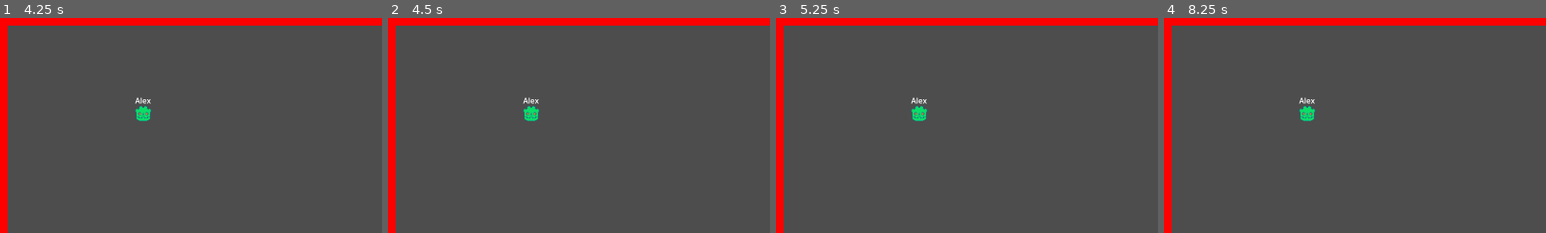
Above: before the commit, frames 1-4 (left to right).
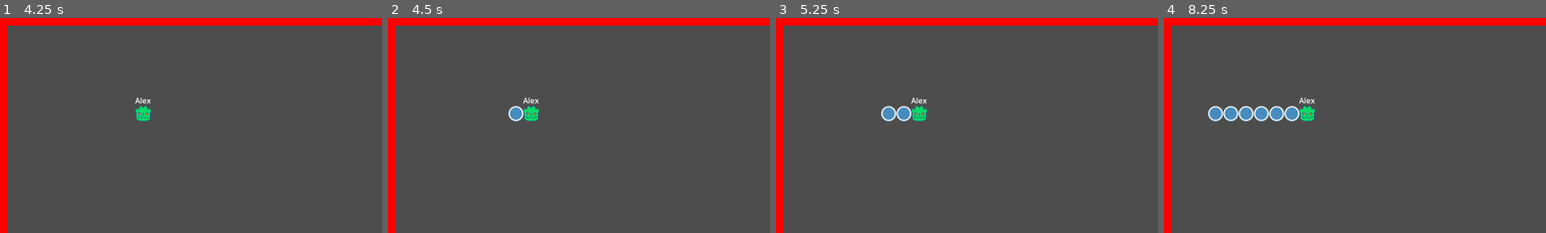
Above: after the commit, the same moments.

Repository: Ozymandias1/godot_snake_game
Game: Godot game, scene res://Scenes/RootScene.tscn
The game is run twice, just before and just after one commit, with the same random seed, the same clock (stepped at 60 frames per second) and the same inputs.
Inputs (mouse positions are % of the whole screen's width and height, from its top left):
- Up to frame 1 (4.25 s): click "Start Game" at 0.5 s; click (56, 83) at 1.27 s; type "Alex" at 1.35 s; click "Random Color" at 2 s; click "Create" at 2.75 s; click "Create" at 3.5 s
- Up to frame 2 (4.5 s): tap Enter at 4.25 s; move the mouse to (72, 45) at 4.27 s; tap T (TestKey, bound only after the commit) at 4.35 s; click (72, 45) at 4.42 s
- Up to frame 3 (5.25 s): tap Space at 5 s; move the mouse to (30, 55) at 5.02 s; tap T (TestKey, bound only after the commit) at 5.1 s; click (30, 55) at 5.17 s
- Up to frame 4 (8.25 s): tap Enter at 5.75, 7.25 s; move the mouse to (60, 28) at 5.77 s; tap T (TestKey, bound only after the commit) every 0.75 s from 5.85 to 8.1 s; click (60, 28) at 5.92 s; tap Space at 6.5, 8 s; move the mouse to (45, 70) at 6.52 s; click (45, 70) at 6.67 s; move the mouse to (80, 65) at 7.27 s; click (80, 65) at 7.42 s; move the mouse to (20, 35) at 8.02 s; click (20, 35) at 8.17 s
The pictures show only the part of the screen within x 0-50%, y 0-50%; the shares and areas given below are measured in that part.

Frame 1 is identical in both runs. In frame 2, 0.2% of the frame differs, in the area x 31-36%, y 40-48%; in frame 3, 0.5%; in frame 4, 1.4%, in the area x 11-36%, y 40-48%.

Commit message:
몸체 스폰 테스트

Diff:
--- a/Scripts/BodySpawner.gd
+++ b/Scripts/BodySpawner.gd
@@ -2,3 +2,22 @@
 
 const BODY_TEMPLATE = preload("res://Scenes/Templates/body.tscn")
 var player: Player = null
+
+func _ready() -> void:
+	self.spawn_function = self._spawn_body
+
+func _spawn_body(spawn_data: Dictionary) -> Node:
+	var peer_id: int = spawn_data["peer_id"]
+
+	# 생성 위치 계산
+	var last_body: Node2D = player.body_list.back()
+	var last_body_front: Vector2 = last_body.global_transform.x
+	var body_location: Vector2 = last_body.global_position + (-last_body_front * 32)
+
+	var body = BODY_TEMPLATE.instantiate()
+	body.set_multiplayer_authority(peer_id)
+	body.name = player.name + "_Body_" + str(player.body_list.size())
+	body.global_position = body_location
+	player.body_list.append(body)
+
+	return body
--- a/Scripts/Player.gd
+++ b/Scripts/Player.gd
@@ -15,6 +15,11 @@
 func _process(_delta: float) -> void:
 	name_tag_root.global_position = head.global_position + (Vector2.UP * 16)
 
+	# 테스트
+	if is_multiplayer_authority() and Input.is_action_just_released("TestKey"):
+		$BodySpawner.spawn({"peer_id": self.name.to_int()})
+
+# 플레이어 초기화
 func initialize(player_data: Dictionary, location: Vector2) -> void:
 	$NameTagRoot/NameTag.text = player_data["name"]
 	$Head/Face.modulate = player_data["face"]
@@ -22,5 +27,7 @@
 	$Head/FaceEye.modulate = player_data["eye"]
 	$Head.global_position = location
 
+	$BodySpawner.player = self
+
 	# 몸체 리스트에 머리 추가
 	self.body_list.append($Head)
--- a/project.godot
+++ b/project.godot
@@ -24,3 +24,11 @@
 window/size/viewport_width=1600
 window/size/viewport_height=900
 window/size/resizable=false
+
+[input]
+
+TestKey={
+"deadzone": 0.5,
+"events": [Object(InputEventKey,"resource_local_to_scene":false,"resource_name":"","device":-1,"window_id":0,"alt_pressed":false,"shift_pressed":false,"ctrl_pressed":false,"meta_pressed":false,"pressed":false,"keycode":0,"physical_keycode":84,"key_label":0,"unicode":116,"location":0,"echo":false,"script":null)
+]
+}
